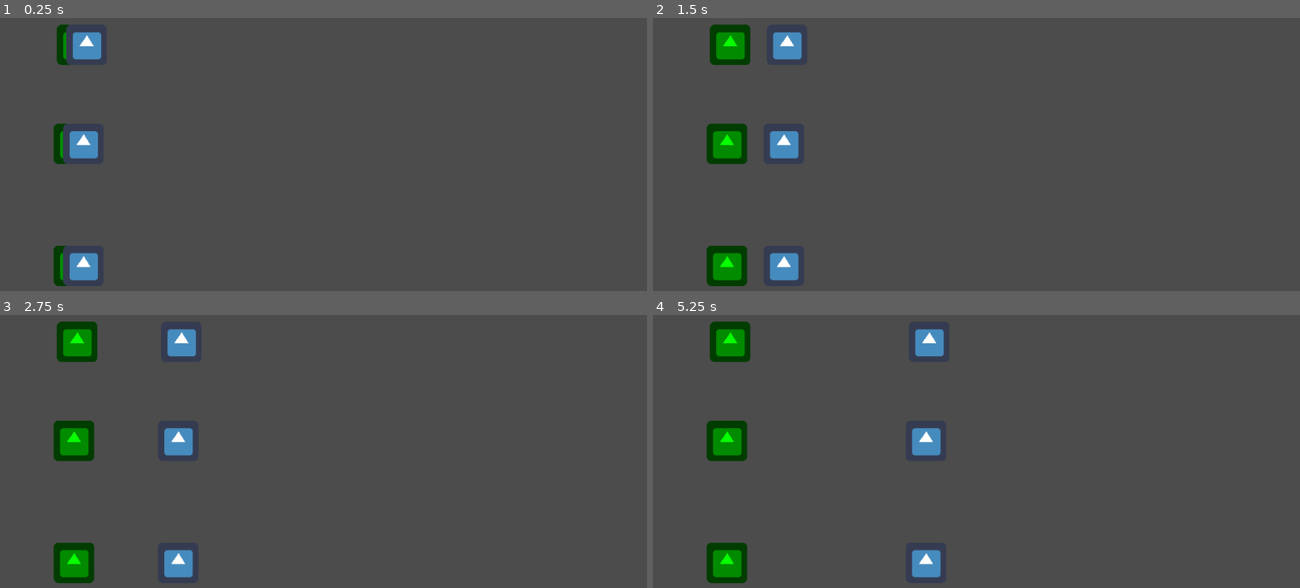
Above: before the commit, frames 1-4 (two rows, left to right).
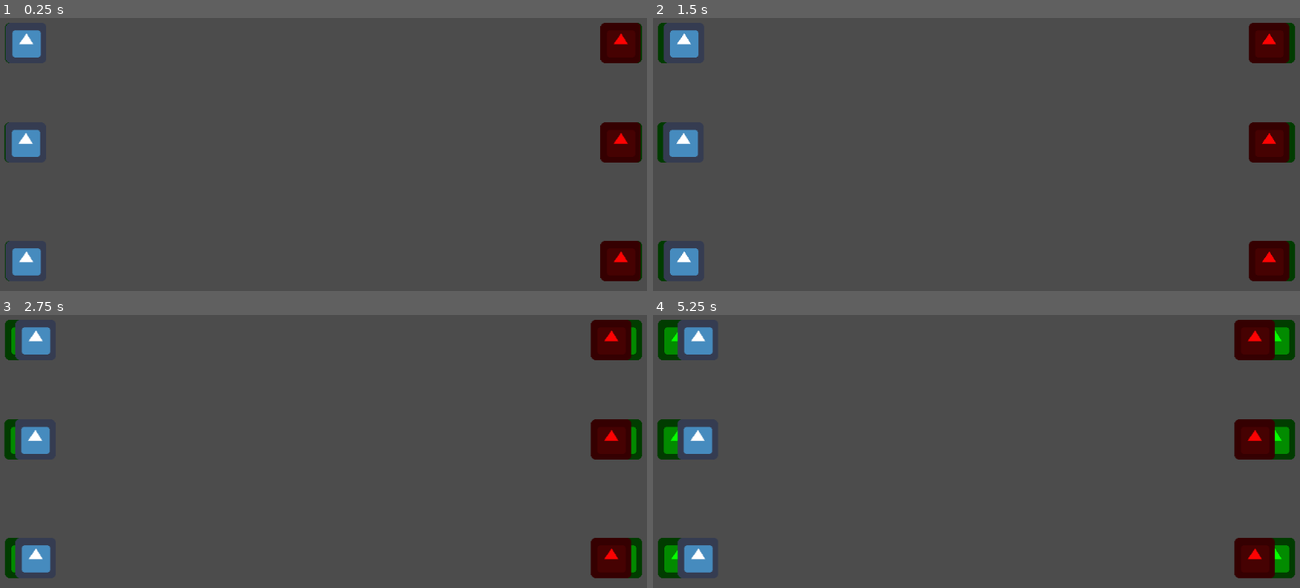
Above: after the commit, the same moments.

Repository: gmanavarro/ggj2020
Game: Godot game, scene res://src/World.tscn
Same seed, same stepped clock (60 frames per second), same inputs: the game is played once before the commit and once after it. Before the commit the project starts from res://World.tscn. The engine's default icon, where the game draws it, is replaced by a stand-in: a white triangle on a blue panel in a dark square.
Inputs:
- Up to frame 1 (0.25 s): no input
- Up to frame 2 (1.5 s): no input
- Up to frame 3 (2.75 s): no input
- Up to frame 4 (5.25 s): no input

The runs differ from the first frame. In frame 1, 6.3% of the frame differs, in the area x 0-100%, y 1-99%; in frame 2, 9.0%; in frame 3, 9.7%; in frame 4, 11%.

Commit message:
Implementación de las reglas de victoria y derrota en combate (aún falta)

Diff:
--- a/Enemy.gd
+++ /dev/null
@@ -1,11 +0,0 @@
-extends Node2D
-
-var noCollision = true
-func _process(delta):
-	if noCollision:
-		self.set_position(Vector2(self.get_position().x -1,self.get_position().y ))
-
-
-func _on_Area2D_area_entered(area):
-	if area.get_name() == "nombreArea":
-		noCollision = false
--- a/Soldier.gd
+++ /dev/null
@@ -1,11 +0,0 @@
-extends Node2D
-
-var noCollision = true
-func _process(delta):
-	if noCollision:
-		self.set_position(Vector2(self.get_position().x +1,self.get_position().y ))
-
-
-func _on_Area2D_area_entered(area):
-	if area.get_name() == "nombreArea":
-		noCollision = false
--- a/Soldier.tscn
+++ /dev/null
@@ -1,19 +0,0 @@
-[gd_scene load_steps=4 format=2]
-
-[ext_resource path="res://icon.png" type="Texture" id=1]
-[ext_resource path="res://Soldier.gd" type="Script" id=2]
-
-[sub_resource type="RectangleShape2D" id=1]
-extents = Vector2( 31.0903, 30.6462 )
-
-[node name="Soldier" type="Node2D"]
-script = ExtResource( 2 )
-
-[node name="Sprite" type="Sprite" parent="."]
-texture = ExtResource( 1 )
-
-[node name="Area2D" type="Area2D" parent="."]
-
-[node name="CollisionShape2D" type="CollisionShape2D" parent="Area2D"]
-shape = SubResource( 1 )
-[connection signal="area_entered" from="Area2D" to="." method="_on_Area2D_area_entered"]
--- a/World.tscn
+++ /dev/null
@@ -1,18 +0,0 @@
-[gd_scene load_steps=3 format=2]
-
-[ext_resource path="res://Spawner.tscn" type="PackedScene" id=1]
-[ext_resource path="res://Soldier.tscn" type="PackedScene" id=2]
-
-[node name="World" type="Node2D"]
-
-[node name="Spawner" parent="." instance=ExtResource( 1 )]
-position = Vector2( 122.158, 117.054 )
-scene = ExtResource( 2 )
-
-[node name="Spawner2" parent="." instance=ExtResource( 1 )]
-position = Vector2( 117.117, 274.132 )
-scene = ExtResource( 2 )
-
-[node name="Spawner3" parent="." instance=ExtResource( 1 )]
-position = Vector2( 117.1, 467.629 )
-scene = ExtResource( 2 )
--- a/project.godot
+++ b/project.godot
@@ -8,16 +8,25 @@
 
 config_version=4
 
-_global_script_classes=[  ]
+_global_script_classes=[ {
+"base": "Node2D",
+"class": "Unit",
+"language": "GDScript",
+"path": "res://src/Unit.gd"
+} ]
 _global_script_class_icons={
-
+"Unit": ""
 }
 
 [application]
 
 config/name="GameJam2020"
-run/main_scene="res://World.tscn"
+run/main_scene="res://src/World.tscn"
 config/icon="res://icon.png"
+
+[display]
+
+window/size/always_on_top=true
 
 [rendering]
 
--- /dev/null
+++ b/src/Enemy.gd
@@ -0,0 +1,12 @@
+extends Unit
+
+var noCollision = true
+func _process(delta):
+	if noCollision:
+		self.set_position(Vector2(self.get_position().x -0.1,self.get_position().y ))
+
+
+func _on_Area2D_area_entered(area):
+	if area.get_name() == "Detector":
+		noCollision = false
+	resolveCombat(area.get_parent().itemEquipped)
--- a/Enemy.tscn
+++ b/src/Enemy.tscn
@@ -1,20 +1,21 @@
 [gd_scene load_steps=4 format=2]
 
 [ext_resource path="res://icon.png" type="Texture" id=1]
-[ext_resource path="res://Enemy.gd" type="Script" id=2]
+[ext_resource path="res://src/Enemy.gd" type="Script" id=2]
 
 [sub_resource type="RectangleShape2D" id=1]
-extents = Vector2( 31.0903, 30.6462 )
+extents = Vector2( 35.1878, 34.7162 )
 
 [node name="Enemy" type="Node2D"]
 script = ExtResource( 2 )
+itemEquipped = "shield_1"
 
 [node name="Sprite" type="Sprite" parent="."]
 modulate = Color( 0.988235, 0.0156863, 0.0156863, 1 )
 texture = ExtResource( 1 )
 
-[node name="Area2D" type="Area2D" parent="."]
+[node name="Detector" type="Area2D" parent="."]
 
-[node name="CollisionShape2D" type="CollisionShape2D" parent="Area2D"]
+[node name="CollisionShape2D" type="CollisionShape2D" parent="Detector"]
 shape = SubResource( 1 )
-[connection signal="area_entered" from="Area2D" to="." method="_on_Area2D_area_entered"]
+[connection signal="area_entered" from="Detector" to="." method="_on_Area2D_area_entered"]
--- /dev/null
+++ b/src/Soldier.gd
@@ -0,0 +1,12 @@
+extends Unit
+
+var noCollision = true
+func _process(delta):
+	if noCollision:
+		self.set_position(Vector2(self.get_position().x +0.1,self.get_position().y ))
+
+
+func _on_Area2D_area_entered(area):
+	if area.get_name() == "Detector":
+		noCollision = false
+	resolveCombat(area.get_parent().itemEquipped)
--- /dev/null
+++ b/src/Soldier.tscn
@@ -0,0 +1,20 @@
+[gd_scene load_steps=4 format=2]
+
+[ext_resource path="res://icon.png" type="Texture" id=1]
+[ext_resource path="res://src/Soldier.gd" type="Script" id=2]
+
+[sub_resource type="RectangleShape2D" id=1]
+extents = Vector2( 38.6206, 36.816 )
+
+[node name="Soldier" type="Node2D"]
+script = ExtResource( 2 )
+itemEquipped = "sword_1"
+
+[node name="Sprite" type="Sprite" parent="."]
+texture = ExtResource( 1 )
+
+[node name="Detector" type="Area2D" parent="."]
+
+[node name="CollisionShape2D" type="CollisionShape2D" parent="Detector"]
+shape = SubResource( 1 )
+[connection signal="area_entered" from="Detector" to="." method="_on_Area2D_area_entered"]
--- a/Spawner.tscn
+++ b/src/Spawner.tscn
@@ -1,6 +1,6 @@
 [gd_scene load_steps=3 format=2]
 
-[ext_resource path="res://Spawner.gd" type="Script" id=1]
+[ext_resource path="res://src/Spawner.gd" type="Script" id=1]
 [ext_resource path="res://icon.png" type="Texture" id=2]
 
 [node name="Spawner" type="Node2D"]
--- /dev/null
+++ b/src/Unit.gd
@@ -0,0 +1,23 @@
+extends Node2D
+class_name Unit
+
+export var itemEquipped = "none"
+const EQUIPMENT = {
+	"sword_1": ["shield_1"],
+	"sword_2": ["shield_1", "shield_2"],
+	"shield_1": ["bow_1"],
+	"shield_2": ["bow_1", "bow_2"],
+	"bow_1": ["sword_1"],
+	"bow_2": ["sword_1", "sword_2"]
+}
+
+func resolveCombat(rivalItem):
+	for value in EQUIPMENT[itemEquipped]:
+		if value == rivalItem:
+			print(itemEquipped + " wons vs " + rivalItem)
+			#run win animation, increase win bar
+
+			return
+	print(itemEquipped + " loses to " + rivalItem)
+	#run death animation, diminish win bar
+	queue_free()
--- /dev/null
+++ b/src/World.tscn
@@ -0,0 +1,31 @@
+[gd_scene load_steps=4 format=2]
+
+[ext_resource path="res://src/Spawner.tscn" type="PackedScene" id=1]
+[ext_resource path="res://src/Soldier.tscn" type="PackedScene" id=2]
+[ext_resource path="res://src/Enemy.tscn" type="PackedScene" id=3]
+
+[node name="World" type="Node2D"]
+
+[node name="Spawner" parent="." instance=ExtResource( 1 )]
+position = Vector2( 40, 114 )
+scene = ExtResource( 2 )
+
+[node name="Spawner2" parent="." instance=ExtResource( 1 )]
+position = Vector2( 39.0959, 272 )
+scene = ExtResource( 2 )
+
+[node name="Spawner3" parent="." instance=ExtResource( 1 )]
+position = Vector2( 40, 460 )
+scene = ExtResource( 2 )
+
+[node name="Spawner4" parent="." instance=ExtResource( 1 )]
+position = Vector2( 984, 114 )
+scene = ExtResource( 3 )
+
+[node name="Spawner5" parent="." instance=ExtResource( 1 )]
+position = Vector2( 984, 272 )
+scene = ExtResource( 3 )
+
+[node name="Spawner6" parent="." instance=ExtResource( 1 )]
+position = Vector2( 984, 460 )
+scene = ExtResource( 3 )
Renamed: Spawner.gd -> src/Spawner.gd
